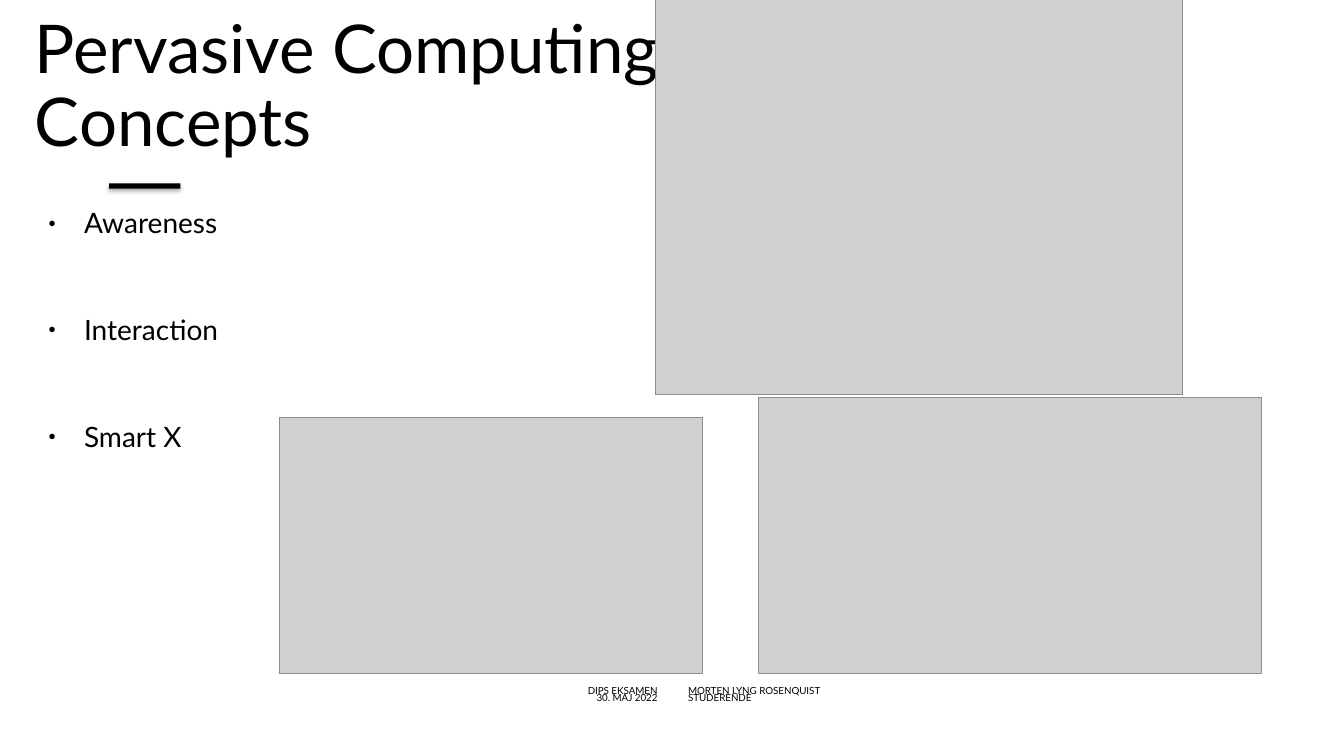
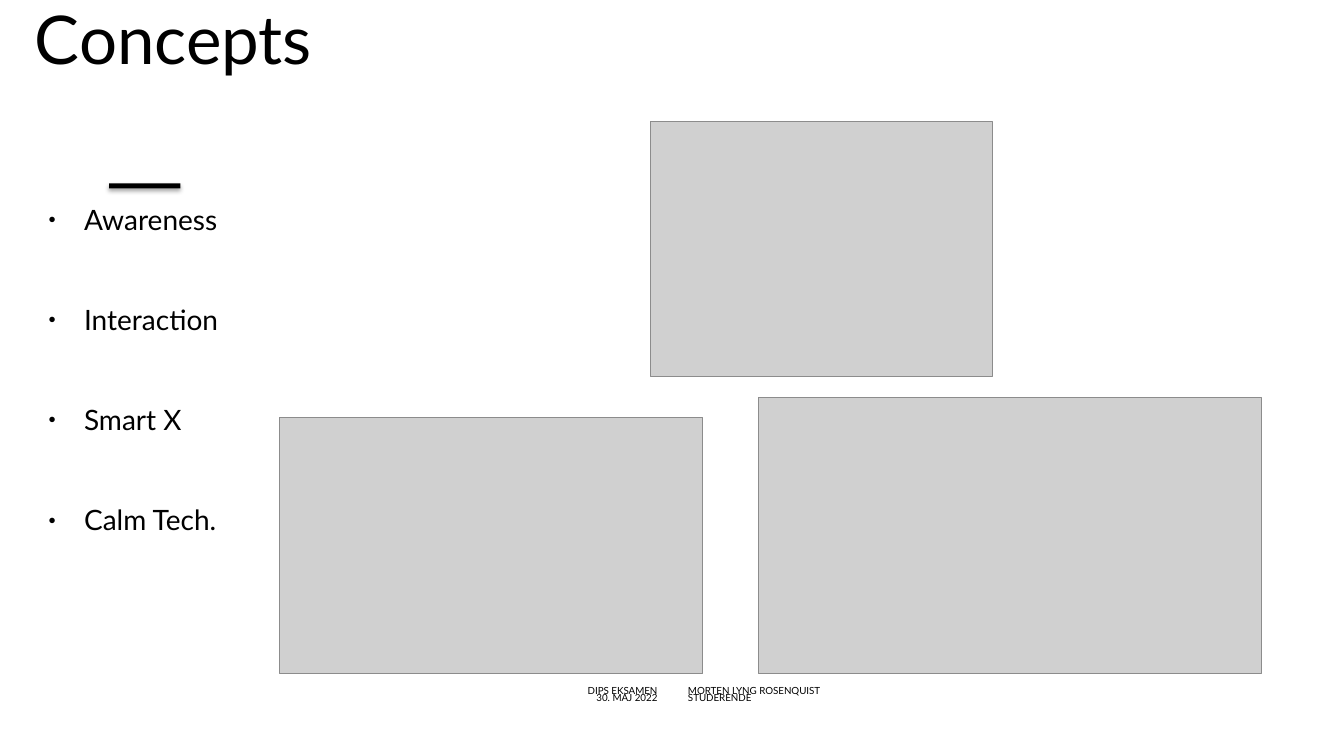
Before and after one commit to mlRosenquist/au-mlr-distributed-and-pervasive-systems, a slide deck: slide 29 of Præsentation.pptx. Drawn at 1344x756 pixels with LibreOffice and Linux fonts; fonts in the diff are those of the drawing; grey boxes stand for pictures; background and template pictures are left out. Boxes give left, top, right and bottom in pixels: in the first picture for what was removed or moved away, otherwise in the second. Text is boxed around its words. In the diff, an @@ line names an element or a change of style, - is before the commit and + after.

```diff
--- a/Præsentation.pptx
+++ b/Præsentation.pptx
@@ title at box(35, 15, 312, 76): text changed @@
-Pervasive Computing
-Concepts
+Concepts
@@ picture: place and size @@
-picture at box(655, 0, 1183, 395)
+picture at box(650, 121, 992, 377)
@@ text at box(84, 509, 217, 531): paragraph added @@
+● Calm Tech.
```
Also in this commit, not shown: 26 other slides changed, 9 slides added, 3 slides removed, 1 other file.
